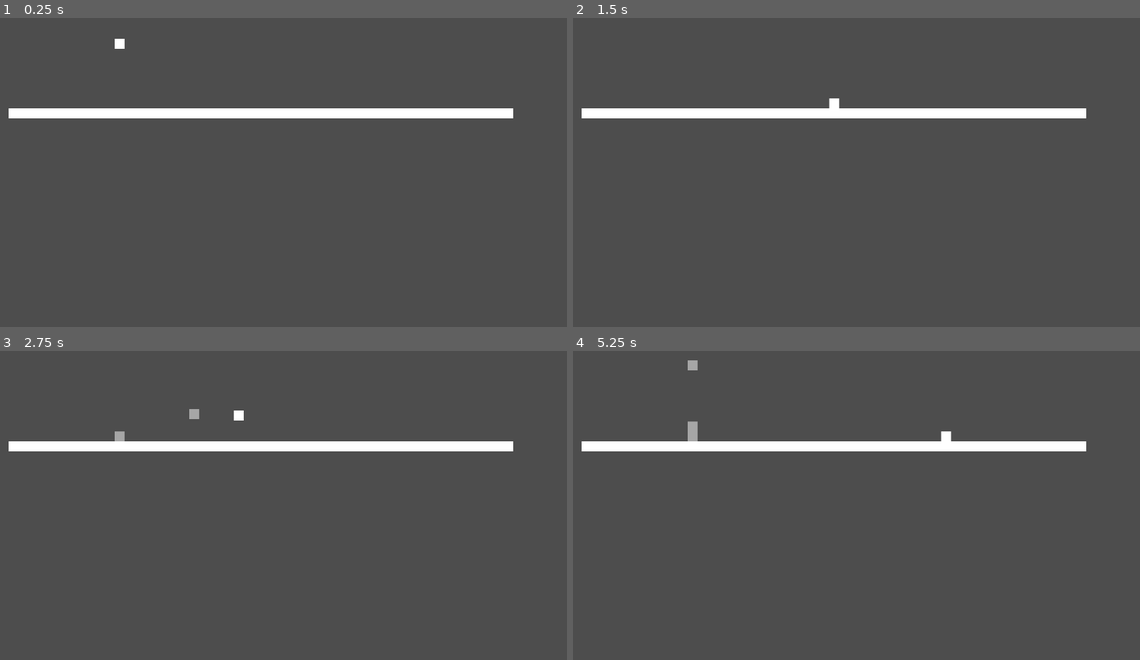
Above: before the commit, frames 1-4 (two rows, left to right).
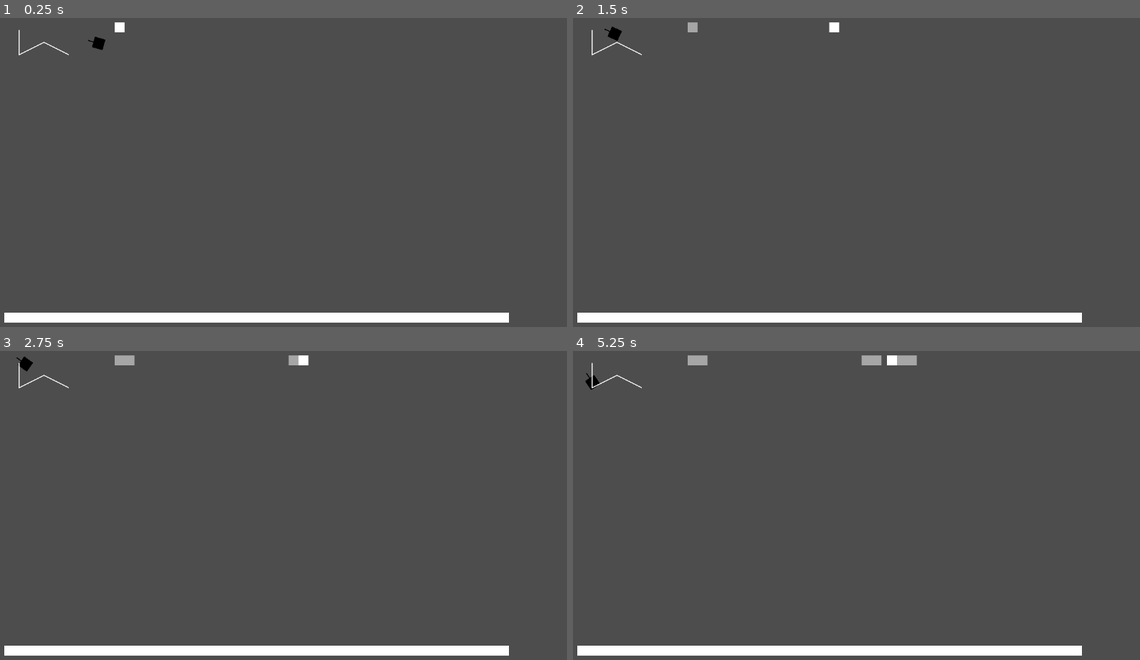
Above: after the commit, the same moments.

Repository: mk5med/godot-starting-fresh
Game: Godot game, scene res://scenes/main_scene.tscn
The game is run twice, just before and just after one commit, with the same random seed, the same clock (stepped at 60 frames per second) and the same inputs.
Inputs:
- Up to frame 1 (0.25 s): no input
- Up to frame 2 (1.5 s): tap Enter at 0.5 s; hold Right (ui_right) from 0.53 s (still down); tap \ (start_fresh) at 0.6 s; tap Space (jump) at 0.77, 0.8, 1.07, 1.35 s
- Up to frame 3 (2.75 s): tap Space (jump) at 1.52, 1.82, 2.3 s; tap \ (start_fresh) at 1.55, 2.1 s; release Right (ui_right) at 2.03 s; hold Left (ui_left) from 2.03 s (still down)
- Up to frame 4 (5.25 s): release Left (ui_left) at 2.78 s; hold Right (ui_right) 2.78-4.28 s; tap \ (start_fresh) at 2.85, 4.35, 5.1 s; tap Space (jump) at 3.02, 3.32, 3.6, 3.77, 4.07, 4.52, 4.82 s; hold Left (ui_left) 4.28-5.03 s; hold Right (ui_right) from 5.03 s (still down)

The runs differ from the first frame. In frame 1, 6.0% of the frame differs, in the area x 0-91%, y 1-99%; in frame 2, 6.1%; in frame 3, 6.3%; in frame 4, 6.5%.

Commit message:
Remove gravity and add ui_up and ui_down movement

Diff:
--- /dev/null
+++ b/components/enemy/enemy.gd
@@ -0,0 +1,35 @@
+## Enemy class
+class_name Enemy
+
+extends StaticBody2D
+var elapsed_time = 0
+var vision_range = 5
+@export var travel_points: Array[Vector2] = []
+
+var index = 0
+
+
+func _init():
+	pass
+
+
+func _ready():
+	pass
+
+
+func _physics_process(delta):
+	# Find the direction from the target point to the current position in world space
+	var direction = travel_points[index] - position
+
+	look_at(direction)
+	move_and_collide(direction * delta)
+
+	# Increment the position to reach when the node is close enough
+	if (position - travel_points[index]).length() <= 5:
+		index += 1
+
+	# Loop back when the index exceeds the array size
+	if len(travel_points) <= index:
+		index = 0
+		return
+	pass
--- /dev/null
+++ b/components/enemy/enemy.tscn
@@ -0,0 +1,21 @@
+[gd_scene load_steps=4 format=3 uid="uid://bcjdwcdloq6fa"]
+
+[ext_resource type="Script" path="res://components/enemy/enemy.gd" id="1_cd881"]
+[ext_resource type="Texture2D" uid="uid://buq3bvyw1eehp" path="res://assets/enemy.png" id="2_0ksqu"]
+
+[sub_resource type="RectangleShape2D" id="RectangleShape2D_8ku6j"]
+
+[node name="enemy" type="StaticBody2D"]
+script = ExtResource("1_cd881")
+
+[node name="CollisionShape2D" type="CollisionShape2D" parent="."]
+shape = SubResource("RectangleShape2D_8ku6j")
+
+[node name="Sprite2D" type="Sprite2D" parent="."]
+scale = Vector2(0.0859375, 0.0859375)
+texture = ExtResource("2_0ksqu")
+
+[node name="Sprite2D2" type="Sprite2D" parent="."]
+position = Vector2(11, 0)
+scale = Vector2(0.0859375, 0.0078125)
+texture = ExtResource("2_0ksqu")
--- /dev/null
+++ b/components/enemy/enemymanager.gd
@@ -0,0 +1,48 @@
+# This script is active as a tool so paths can be rendered
+@tool
+
+## Manages enemies in the level
+class_name EnemyManager
+
+extends Node
+
+
+class EnemyMetadata:
+	var enemy: Enemy
+	var line2D: Line2D
+
+	func _init(_enemy: Enemy, _line2D: Line2D):
+		self.enemy = _enemy
+		self.line2D = _line2D
+
+
+var enemyMetadataList: Array[EnemyMetadata] = []
+
+
+func _ready():
+	# Get all enemies in the scene
+	var enemies = get_parent().find_children("enemy")
+
+	for enemy in enemies:
+		addEnemy(enemy)
+	pass
+
+
+func addEnemy(enemy: Enemy):
+	var line2d = Line2D.new()
+	line2d.width = 2
+	enemyMetadataList.append(EnemyMetadata.new(enemy, line2d))
+	add_child(line2d)
+
+
+func drawOverlay():
+	for enemyData in enemyMetadataList:
+		enemyData.line2D.clear_points()
+		for point in enemyData.enemy.travel_points:
+			enemyData.line2D.add_point(point)
+			pass
+	pass
+
+
+func _process(delta):
+	drawOverlay()
--- /dev/null
+++ b/components/enemy/enemymanager.tscn
@@ -0,0 +1,6 @@
+[gd_scene load_steps=2 format=3 uid="uid://ci4yn7jo7mrue"]
+
+[ext_resource type="Script" path="res://components/enemy/enemymanager.gd" id="1_i60rf"]
+
+[node name="enemymanager" type="Node2D"]
+script = ExtResource("1_i60rf")
--- a/components/player/ActionEventLog.gd
+++ b/components/player/ActionEventLog.gd
@@ -41,16 +41,6 @@
 func checkForStateUpdate(action: StringName, state: bool, currentTime: float):
 	if action not in self.currentState:
 		return null
-	# assert(
-	# 	action in self.currentState,
-	# 	(
-	# 		"Action "
-	# 		+ action
-	# 		+ " was not included in the constructor."
-	# 		+ "Available actions: "
-	# 		+ str(self.actions)
-	# 	)
-	# )
 
 	# Only record state changes
 	if self.currentState[action] != state:
--- a/components/player/ReplayActionEventLog.gd
+++ b/components/player/ReplayActionEventLog.gd
@@ -24,7 +24,6 @@
 	# And there are events to replay
 	while index < len(events) and events[index].time < self.elapsed_time:
 		var event = events[index]
-		print("Replaying ", event)
 
 		# If this was a positive change
 		if event.state:
--- a/components/player/player.gd
+++ b/components/player/player.gd
@@ -12,13 +12,14 @@
 var replayActionEventLog: ReplayActionEventLog = null
 var initialTransform: Transform2D
 var inputSource = Input
-enum MODE { PLAY, REPLAY }
+const actions = ["ui_left", "ui_right", "ui_up", "ui_down"]
+enum MODE { PLAY, REPLAY, IDLE }
 
 var mode = MODE.PLAY
 
 
 func _ready():
-	self.actionEventLog = ActionEventLog.new(["jump", "ui_left", "ui_right"])
+	self.actionEventLog = ActionEventLog.new(actions)
 	self.initialTransform = Transform2D(self.transform)
 	pass
 
@@ -29,12 +30,12 @@
 		return
 
 	# Don't log inputs while replaying
-	if mode == MODE.REPLAY:
+	if mode != MODE.PLAY:
 		return
 
 	# Log whenever a non-jump key is pressed
 	# For space efficiency storing jump events will be limited to valid events
-	for action in ["ui_left", "ui_right", "start_fresh", "jump"]:
+	for action in actions:
 		actionEventLog.checkForStateUpdate(action, Input.is_action_pressed(action), timeSinceStart)
 
 	# The reset button was pressed
@@ -46,7 +47,7 @@
 func startFresh():
 	var clone = PlayerScene.instantiate()
 	clone.transform = initialTransform
-	clone.inputSource = InputMock.new(["jump", "ui_left", "ui_right"])
+	clone.inputSource = InputMock.new(actions)
 
 	clone.replayActionEventLog = ReplayActionEventLog.new(
 		actionEventLog.events.duplicate(), clone.inputSource
@@ -59,36 +60,37 @@
 
 	# Reset the original array
 	actionEventLog.reset()
+	initialTransform = transform
+	timeSinceStart = 0
 
 
 func replayMode(delta: float):
 	var done = replayActionEventLog.update(delta)
-	print("Done: ", done, replayActionEventLog.index, replayActionEventLog.events)
 	if done:
 		# Reset the event log
 		actionEventLog.reset()
 
+		self.mode = MODE.IDLE
+		velocity = Vector2.ZERO
 		# Disable the replay action object
-		replayActionEventLog = null
+		# replayActionEventLog = null
 
-		self.queue_free()
+		# self.queue_free()
 		return
+
 
 func move(delta: float):
 	# Increment the time so that event records can be replayed
 	timeSinceStart += delta
 
-	# Apply gravity
-	self.velocity.y += gravity * delta
+	# The jump button is pressed, and the player is on the ground
+	var yVelocity = inputSource.get_axis("ui_up", "ui_down")
+	var xVelocity = inputSource.get_axis("ui_left", "ui_right")
+	self.velocity.x = xVelocity * speed
+	self.velocity.y = yVelocity * speed
 
-	# The jump button is pressed, and the player is on the ground
-	if inputSource.is_action_just_pressed("jump") and is_on_floor():
-		self.velocity.y = jumpSpeed
+	pass
 
-	var walk_velocity = inputSource.get_axis("ui_left", "ui_right")
-	self.velocity.x = walk_velocity * speed
-	move_and_slide()
-	pass
 
 func _physics_process(delta):
 	if mode == MODE.REPLAY:
@@ -99,5 +101,8 @@
 
 			# Skip processing
 			return
-
-	move(delta)
+	# # Apply gravity
+	# self.velocity.y += gravity * delta
+	if mode != MODE.IDLE:
+		move(delta)
+	move_and_slide()
--- a/scenes/main_scene.tscn
+++ b/scenes/main_scene.tscn
@@ -1,7 +1,9 @@
-[gd_scene load_steps=3 format=3 uid="uid://bg8dflwyhj63m"]
+[gd_scene load_steps=5 format=3 uid="uid://bg8dflwyhj63m"]
 
 [ext_resource type="PackedScene" uid="uid://bgdhe4waxlfjy" path="res://components/player/player.tscn" id="1_5kvux"]
 [ext_resource type="PackedScene" uid="uid://dnxsng4ofrx2t" path="res://components/surface/surface.tscn" id="2_0c4sn"]
+[ext_resource type="PackedScene" uid="uid://bcjdwcdloq6fa" path="res://components/enemy/enemy.tscn" id="3_usmon"]
+[ext_resource type="PackedScene" uid="uid://ci4yn7jo7mrue" path="res://components/enemy/enemymanager.tscn" id="4_line8"]
 
 [node name="Node2D" type="Node2D"]
 
@@ -9,4 +11,10 @@
 position = Vector2(252, 45)
 
 [node name="surface" parent="." instance=ExtResource("2_0c4sn")]
-position = Vector2(30, 209)
+position = Vector2(21, 620)
+
+[node name="enemy" parent="." instance=ExtResource("3_usmon")]
+position = Vector2(256, 85)
+travel_points = Array[Vector2]([Vector2(50, 50), Vector2(50, 100), Vector2(100, 75), Vector2(150, 100)])
+
+[node name="enemymanager" parent="." instance=ExtResource("4_line8")]
Binary file added: assets/enemy.png
Not shown, added: assets/enemy.png.import
